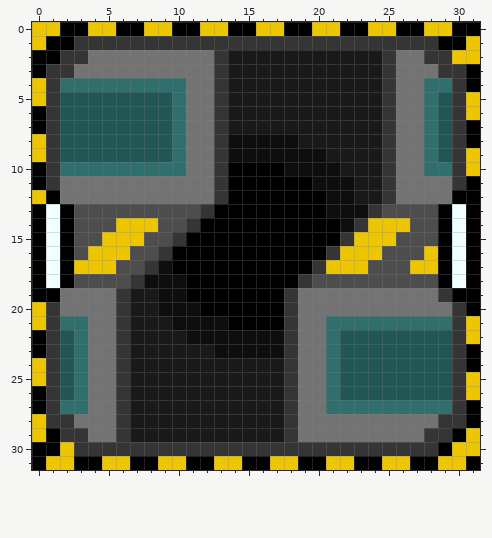
A pixel-art sprite gets an edit: Assets/Sprites/Misc/goal_door3.png. Above, as it was before the edit.
The file is 64x64 pixels, drawn in blocks of 2x2; one block is one cell here. Colours within 5 levels of each other are drawn and written as one.
New version:
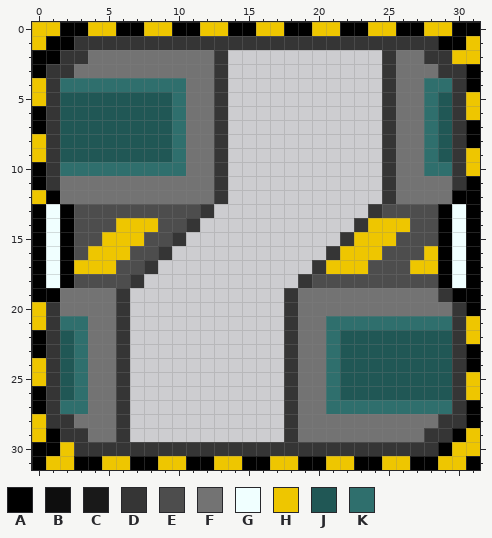
Palette (. is transparent): A #000000  B #0e0e0e  C #191919  D #353535  E #4d4d4d  F #737373  G #f0ffff  H #eec600  J #205755  K #2f6f6d
Edits made:
y 2..7: x 14..24 CCCCCCCCCCC -> ...........
y 8: x 14..24 BBBBBCCCCCC -> ...........
y 9: x 14..24 BBBBBBBCCCC -> ...........
y 10: x 14..24 AAAABBBBCCC -> ...........
y 11: x 14..24 AAAAAABBBCC -> ...........
y 12: x 14..24 AAAAAAABBCC -> ...........
y 13: x 13..23 AAAAAAAABBB -> ...........
y 14: x 12..22 AAAAAAAAAAB -> ...........
y 15: x 11..21 AAAAAAAAAAA -> ...........
y 16: x 10..20 AAAAAAAAAAA -> ...........
y 17: x 9..19 BAAAAAAAAAA -> ...........
y 18: x 8..18 BBBAAAAAAAA -> ...........
y 19: x 7..17 CCBBAAAAAAA -> ...........
y 20: x 7..17 CCBBBAAAAAA -> ...........
y 21: x 7..17 CCCBBBBAAAA -> ...........
y 22: x 7..17 CCCCBBBBBBB -> ...........
y 23: x 7..17 CCCCCCBBBBB -> ...........
y 24..29: x 7..17 CCCCCCCCCCC -> ...........
